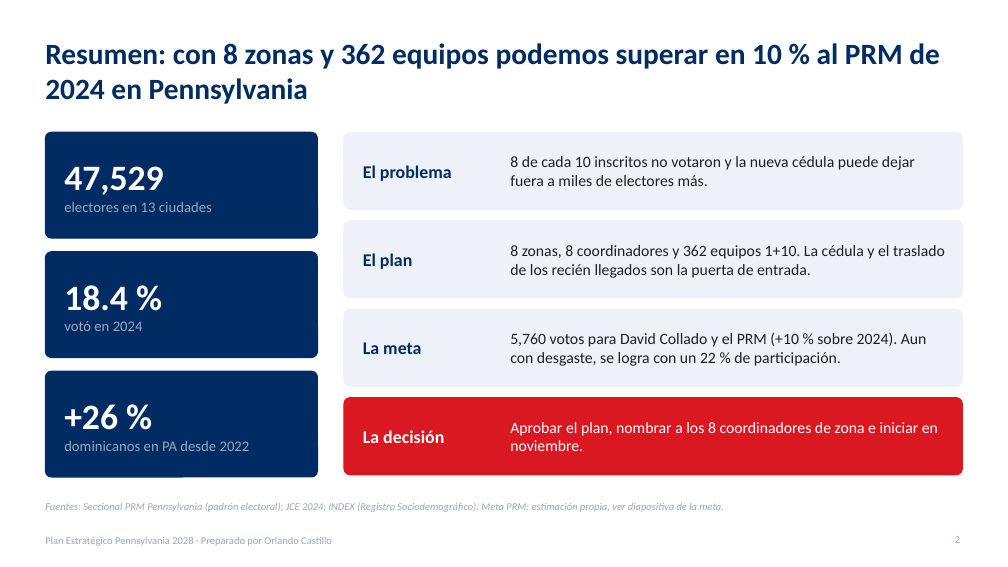
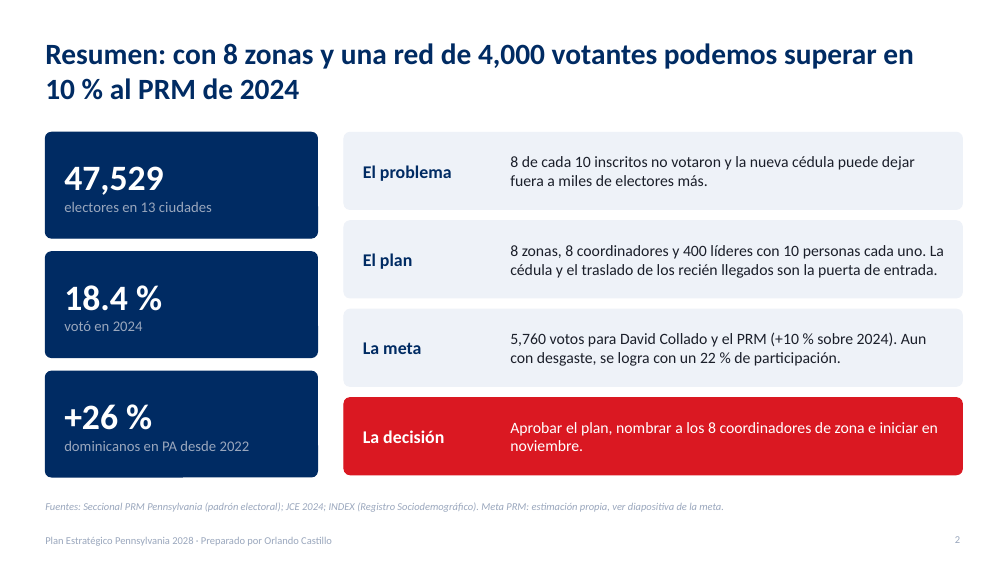
Before and after one commit to rcastillo9556/pdf-toolkit, a slide deck: slide 2 of presentaciones/Plan_Estrategico_Pennsylvania_2028.pptx. Drawn at 1008x567 pixels with LibreOffice and Linux fonts; fonts in the diff are those of the drawing. Boxes give left, top, right and bottom in pixels: in the first picture for what was removed or moved away, otherwise in the second. Text is boxed around its words. In the diff, an @@ line names an element or a change of style, - is before the commit and + after.

```diff
--- a/presentaciones/Plan_Estrategico_Pennsylvania_2028.pptx
+++ b/presentaciones/Plan_Estrategico_Pennsylvania_2028.pptx
@@ title at <box>45,43,914,100</box>: text changed @@
-Resumen: con 8 zonas y 362 equipos podemos superar en 10 % al PRM de 2024 en Pennsylvania
+Resumen: con 8 zonas y una red de 4,000 votantes podemos superar en 10 % al PRM de 2024
@@ text at <box>510,245,944,278</box>: text changed @@
-8 zonas, 8 coordinadores y 362 equipos 1+10. La cédula y el traslado de los recién llegados son la puerta de entrada.
+8 zonas, 8 coordinadores y 400 líderes con 10 personas cada uno. La cédula y el traslado de los recién llegados son la puerta de entrada.
```
Also in this commit, not shown: 4 other slides changed, 1 other file.
